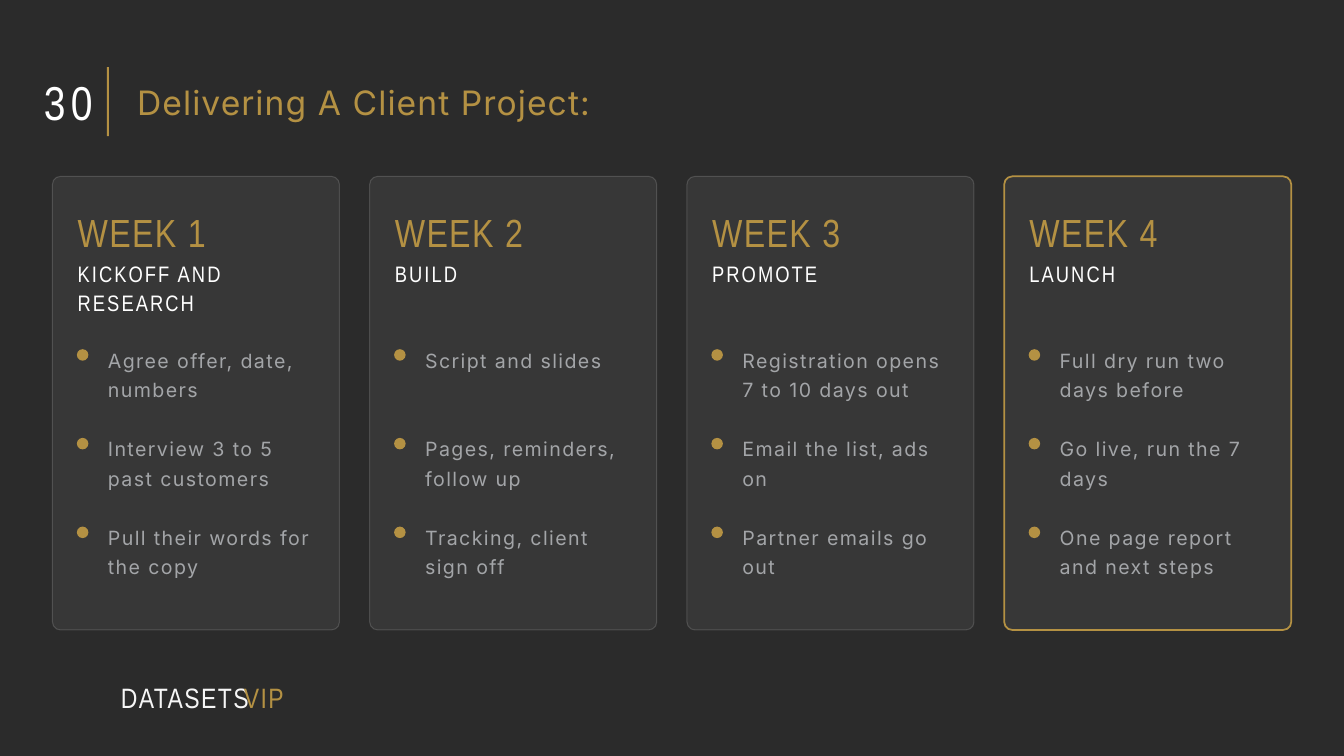
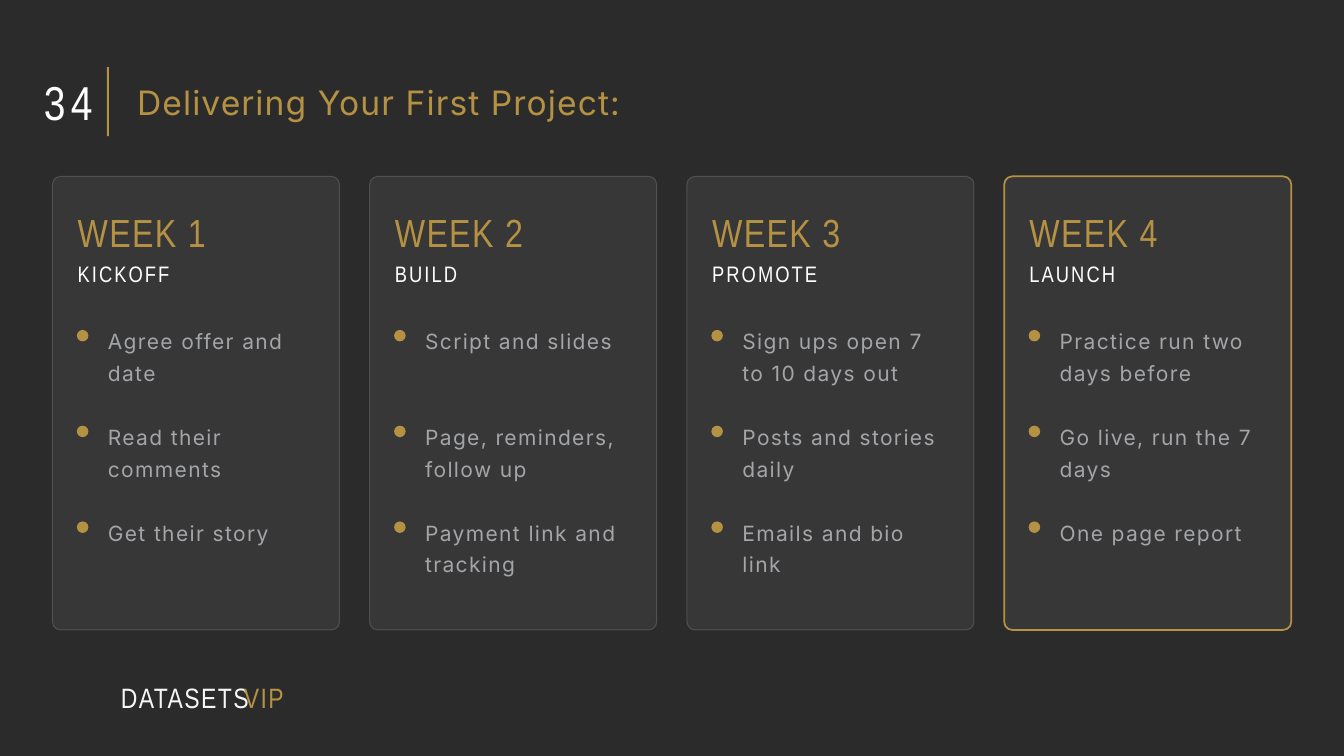
Before and after one commit to NMD2K15/nayscale-landing, a slide deck: slide 40 of vip/webinar-growth-specialist/The Webinar Growth Specialist.pptx (slide 35 before the commit). Drawn at 1344x756 pixels with LibreOffice and Linux fonts; fonts in the diff are those of the drawing; background and template pictures are left out; a plain dark background stands for a picture behind light text. Boxes give left, top, right and bottom in pixels: in the first picture for what was removed or moved away, otherwise in the second. Text is boxed around its words. In the diff, an @@ line names an element or a change of style, - is before the commit and + after.

```diff
--- a/vip/webinar-growth-specialist/The Webinar Growth Specialist.pptx
+++ b/vip/webinar-growth-specialist/The Webinar Growth Specialist.pptx
@@ text at bbox=[44, 86, 93, 121]: text changed @@
-30
+34
@@ title at bbox=[137, 90, 620, 122]: text changed @@
-Delivering A Client Project:
+Delivering Your First Project:
@@ text at bbox=[78, 266, 170, 282]: text changed @@
-KICKOFF AND RESEARCH
+KICKOFF
@@ text "Script and slides" at bbox=[425, 333, 611, 353]: size 14 to 15 pt @@
@@ text "Script and slides": place and size @@
-text "Script and slides" at bbox=[425, 353, 602, 372]
+text "Script and slides" at bbox=[425, 333, 611, 353]
@@ text at bbox=[108, 333, 282, 381]: text changed; size 14 to 15 pt @@
-Agree offer, date, numbers
+Agree offer and date
@@ text at bbox=[742, 333, 922, 385]: text changed; size 14 to 15 pt @@
-Registration opens 7 to 10 days out
+Sign ups open 7 to 10 days out
@@ 4 ellipses: place and size @@
-4 ellipses at bbox=[78, 350, 1040, 360]
+4 ellipses at bbox=[78, 331, 1040, 341]
@@ text at bbox=[1060, 333, 1242, 385]: text changed; size 14 to 15 pt @@
-Full dry run two days before
+Practice run two days before
@@ text "Go live, run the 7 ...": place and size @@
-text "Go live, run the 7 ..." at bbox=[1060, 441, 1240, 490]
+text "Go live, run the 7 ..." at bbox=[1060, 429, 1251, 481]
@@ text "Go live, run the 7 ..." at bbox=[1060, 429, 1251, 481]: size 14 to 15 pt @@
@@ text at bbox=[108, 429, 221, 477]: text changed; size 14 to 15 pt @@
-Interview 3 to 5 past customers
+Read their comments
@@ text at bbox=[425, 429, 614, 481]: text changed; size 14 to 15 pt @@
-Pages, reminders, follow up
+Page, reminders, follow up
@@ text at bbox=[742, 429, 935, 481]: text changed; size 14 to 15 pt @@
-Email the list, ads on
+Posts and stories daily
@@ 4 ellipses: place and size @@
-4 ellipses at bbox=[78, 439, 1040, 449]
+4 ellipses at bbox=[78, 426, 1040, 437]
@@ text at bbox=[108, 525, 269, 545]: text changed; size 14 to 15 pt @@
-Pull their words for the copy
+Get their story
@@ text at bbox=[425, 525, 615, 577]: text changed; size 14 to 15 pt @@
-Tracking, client sign off
+Payment link and tracking
@@ text at bbox=[742, 525, 903, 572]: text changed; size 14 to 15 pt @@
-Partner emails go out
+Emails and bio link
@@ 4 ellipses: place and size @@
-4 ellipses at bbox=[78, 527, 1040, 537]
+4 ellipses at bbox=[78, 522, 1040, 532]
@@ text at bbox=[1060, 525, 1241, 546]: text changed; size 14 to 15 pt @@
-One page report and next steps
+One page report
```
Also in this commit, not shown: 30 other slides changed, 12 slides added, 8 slides removed, 5 other files.
